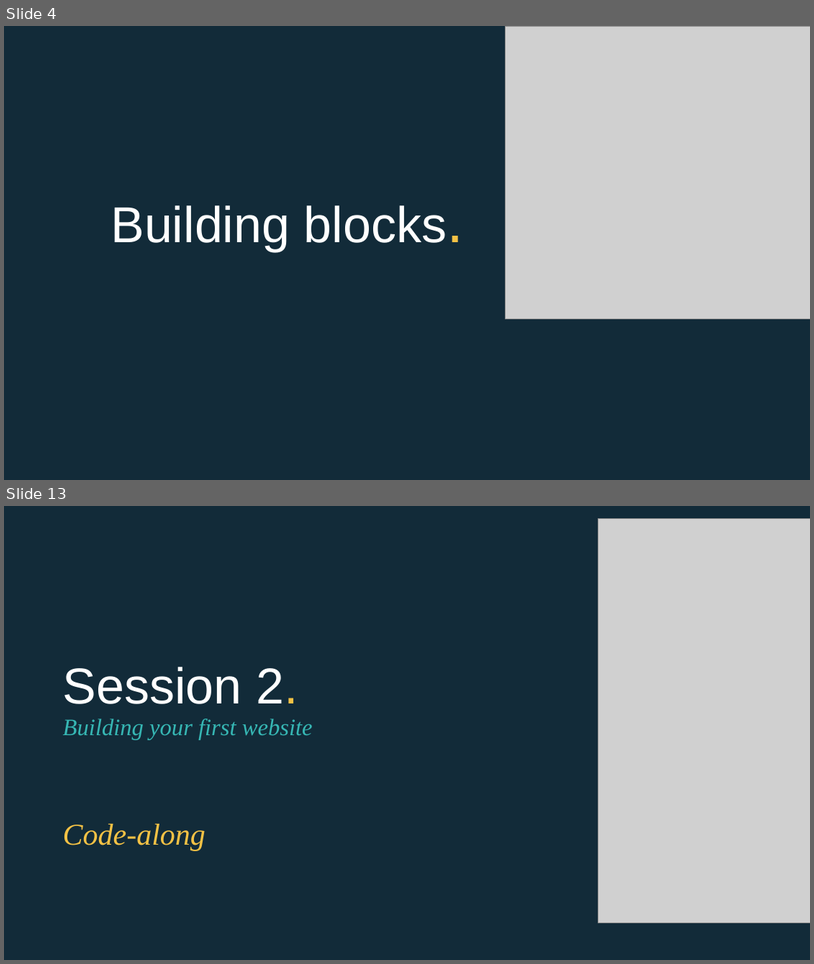
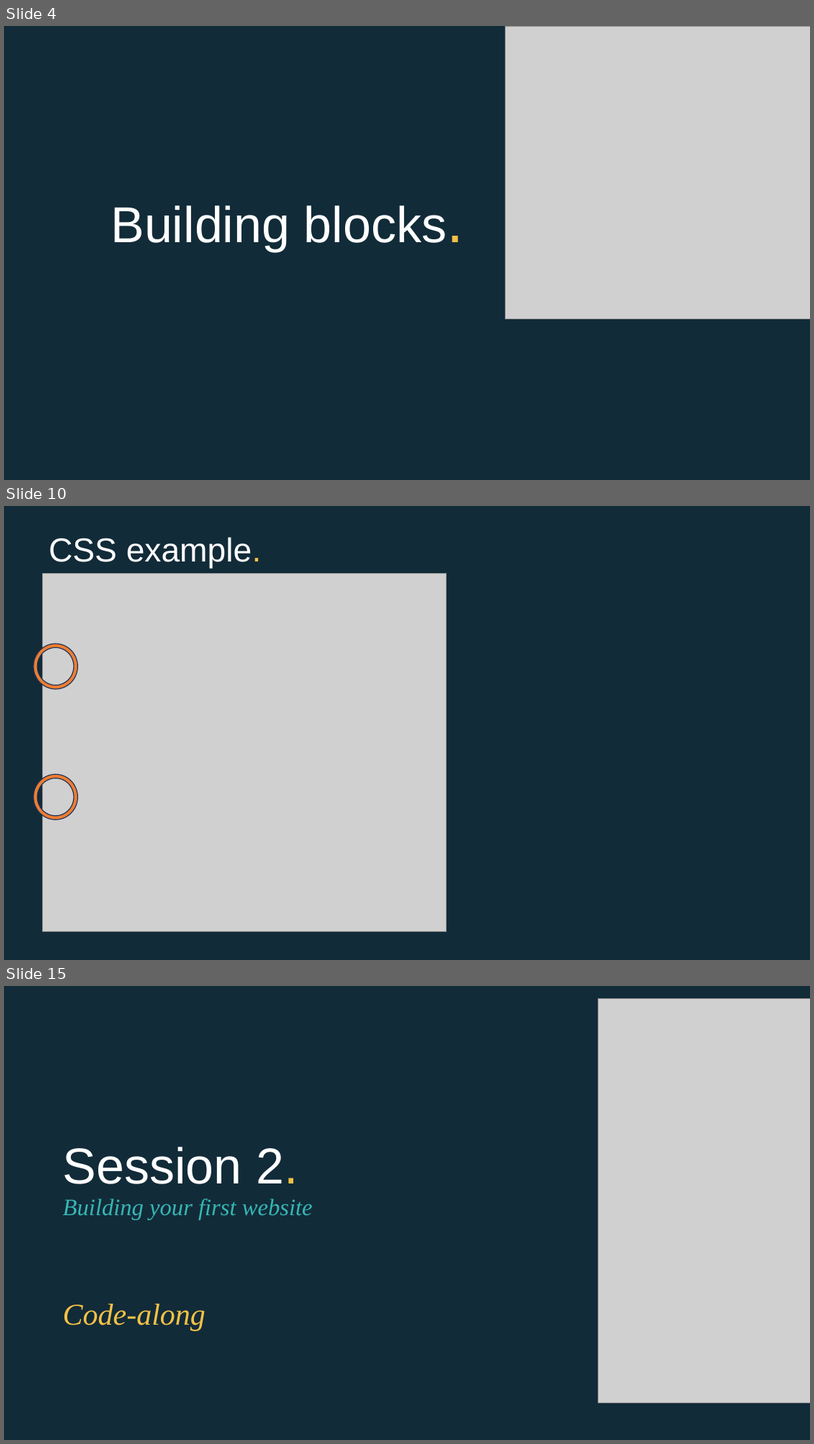
Before and after one commit to EconomicsObservatory/courses, a slide deck: 2/s2_Building_your_first_website.pptx. Shown one above the other, each under a label of ours: slides 4 and 13 before the commit, slides 4, 10 and 15 after it; the slides between them are not shown. The pictures are 814x964 and 814x1444 pixels, drawn with LibreOffice and Linux fonts; fonts in the diff are those of the drawing; grey boxes stand for pictures. Boxes give left, top, right and bottom in pixels: in the first picture for what was removed or moved away, otherwise in the second. Text is boxed around its words. In the diff, an @@ line names an element or a change of style, - is before the commit and + after.

```diff
--- a/2/s2_Building_your_first_website.pptx
+++ b/2/s2_Building_your_first_website.pptx
@@ slide 10 added at bbox=[4, 506, 810, 960], background #122B39 @@
@@ title added at bbox=[49, 537, 262, 568], 39.6 pt, text #FFFFFF @@
+CSS example.
@@ picture added at bbox=[43, 573, 447, 932] @@
@@ donut added at bbox=[34, 644, 78, 689], fill #ED7D31, outline #1E3256 1 pt @@
@@ donut added at bbox=[34, 774, 78, 819], fill #ED7D31, outline #1E3256 1 pt @@
@@ what was slide 13 is now slide 15 @@
```
Also in this commit, not shown: 5 slides changed, 3 other slides added, 2 slides removed, 4 other files.
